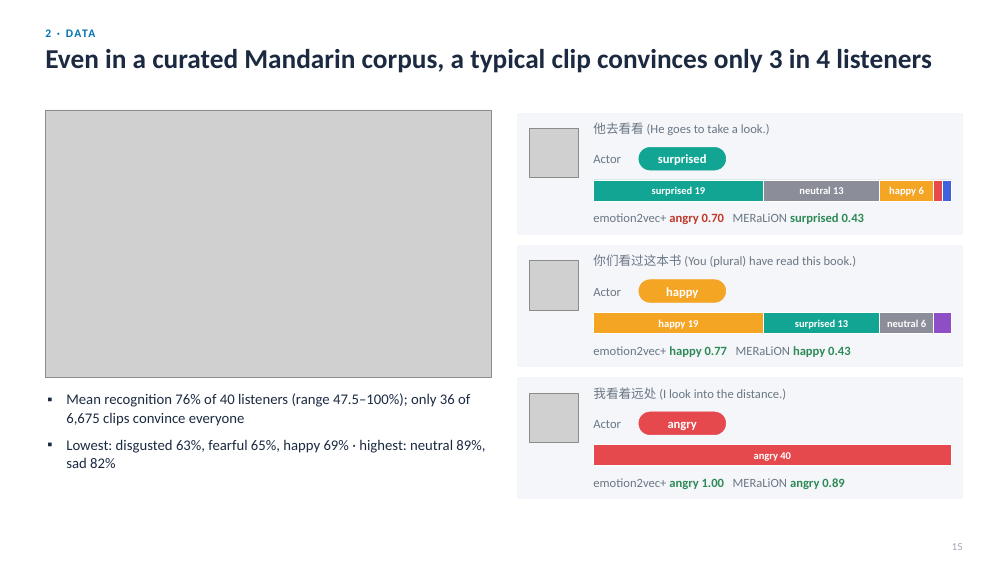
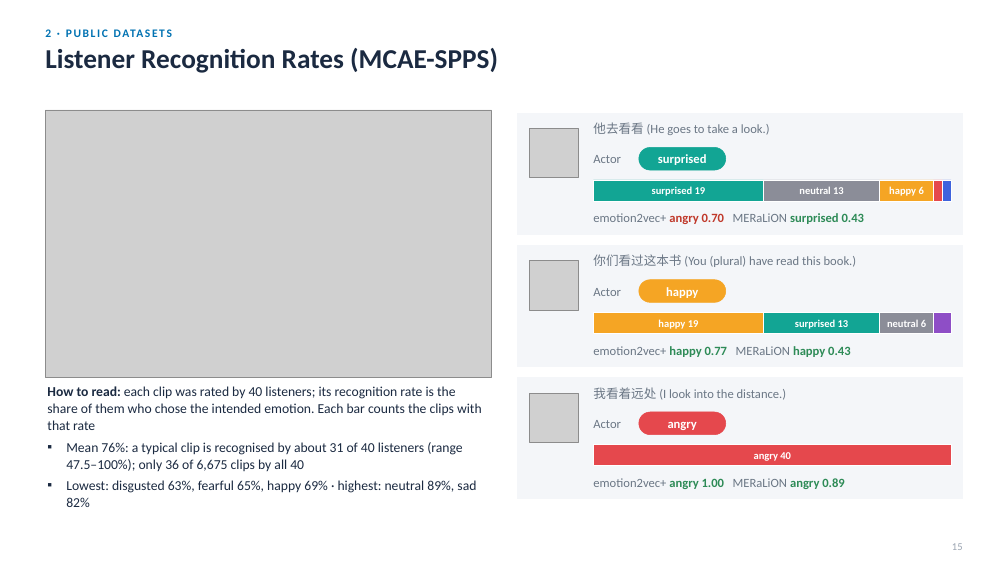
Before and after one commit to Davidlequnchen/emotion_recognition, a slide deck: slide 16 of emotion_recognition/presentation/SER_evaluation.pptx. Drawn at 1008x567 pixels with LibreOffice and Linux fonts; fonts in the diff are those of the drawing; grey boxes stand for pictures. Boxes give left, top, right and bottom in pixels: in the first picture for what was removed or moved away, otherwise in the second. Text is boxed around its words. In the diff, an @@ line names an element or a change of style, - is before the commit and + after.

```diff
--- a/emotion_recognition/presentation/SER_evaluation.pptx
+++ b/emotion_recognition/presentation/SER_evaluation.pptx
@@ text at [45,48,498,73]: text changed @@
-Even in a curated Mandarin corpus, a typical clip convinces only 3 in 4 listeners
+Listener Recognition Rates (MCAE-SPPS)
@@ text "How to read: each clip ...": place and size @@
-text "How to read: each clip ..." at [66,393,485,468]
+text "How to read: each clip ..." at [47,386,482,507]
@@ text at [47,386,482,471]: text changed; size 14 to 13 pt @@
-▪ Mean recognition 76% of 40 listeners (range 47.5–100%); only 36 of 6,675 clips convince everyone
+▪ How to read: each clip was rated by 40 listeners; its recognition rate is the share of them who chose the intended emotion. Each bar counts the clips with that rate
+▪ Mean 76%: a typical clip is recognised by about 31 of 40 listeners (range 47.5–100%); only 36 of 6,675 clips by all 40
@@ text at [66,480,476,507]: size 14 to 13 pt in "Lowest: disgusted 63%, fearful 65%, happy 69% ..."; less space between paragraphs @@
```
Also in this commit, not shown: 46 other slides changed, 9 slides added, 5 slides removed, 42 other files.
